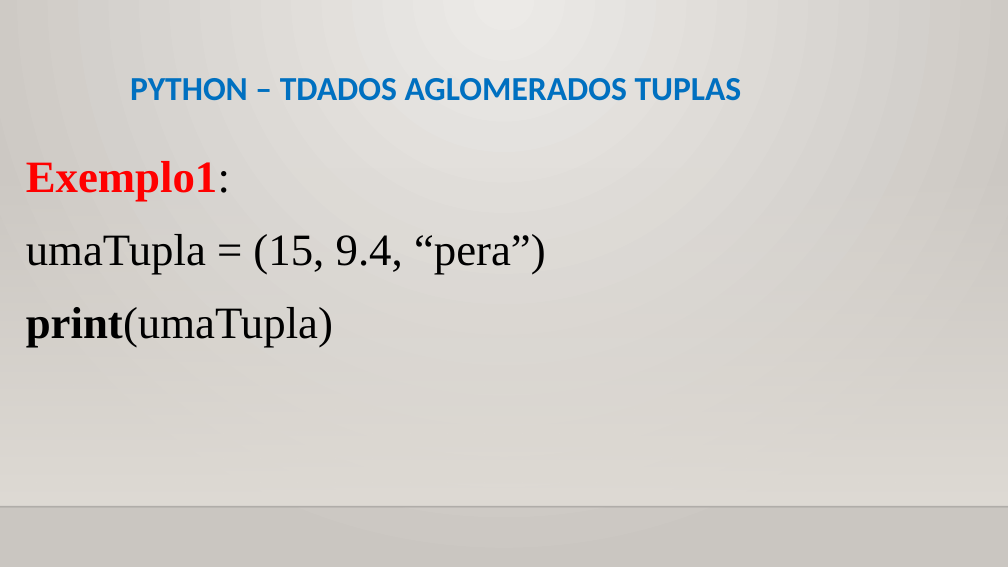
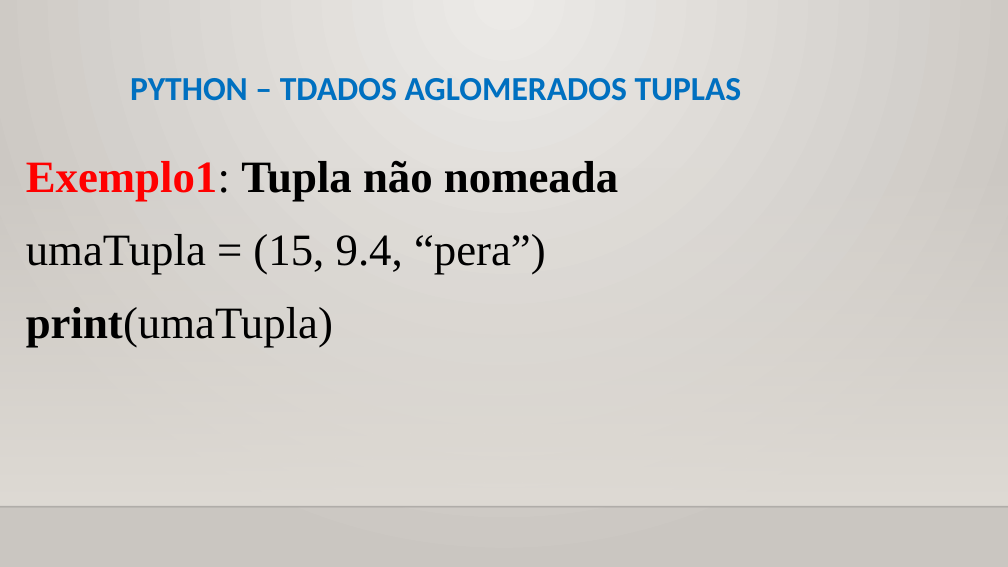
Before and after one commit to CloudEducationBrazil/WydenPythonParadigmas, a slide deck: slide 18 of 01 Classes/Aula 07 Programação Python - Tipos de Dados Aglomerados.pptx. Drawn at 1008x567 pixels with LibreOffice and Linux fonts; fonts in the diff are those of the drawing; background and template pictures are left out. Boxes give left, top, right and bottom in pixels: in the first picture for what was removed or moved away, otherwise in the second. Text is boxed around its words. In the diff, an @@ line names an element or a change of style, - is before the commit and + after.

```diff
--- a/01 Classes/Aula 07 Programação Python - Tipos de Dados Aglomerados.pptx
+++ b/01 Classes/Aula 07 Programação Python - Tipos de Dados Aglomerados.pptx
@@ text at box(26, 161, 618, 202): text changed; text colour #FF0000 to #000000 @@
-Exemplo1:
+Exemplo1: Tupla não nomeada
```
Also in this commit, not shown: 6 other slides changed, 1 slide added, 2 other files.
